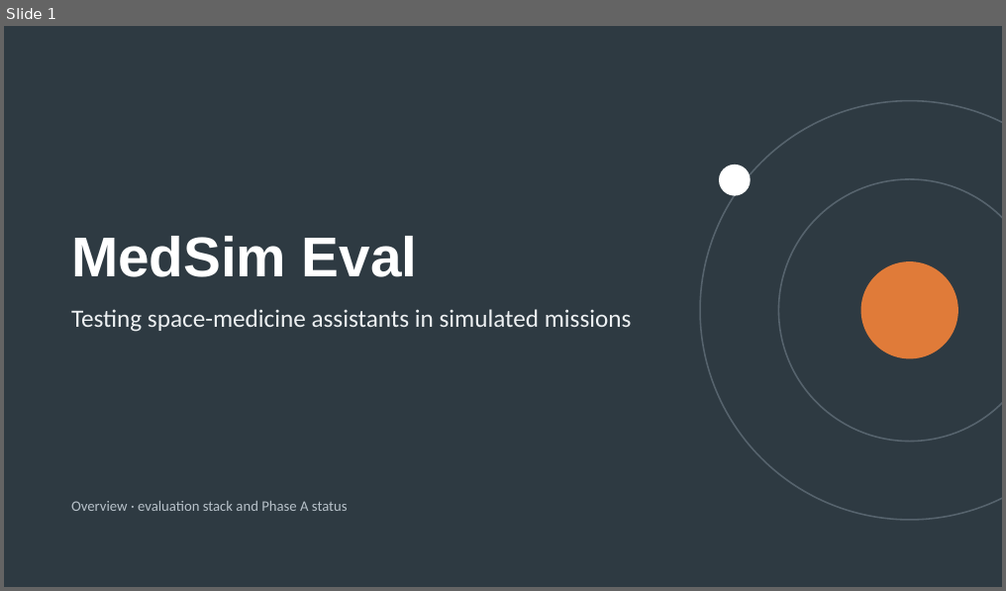
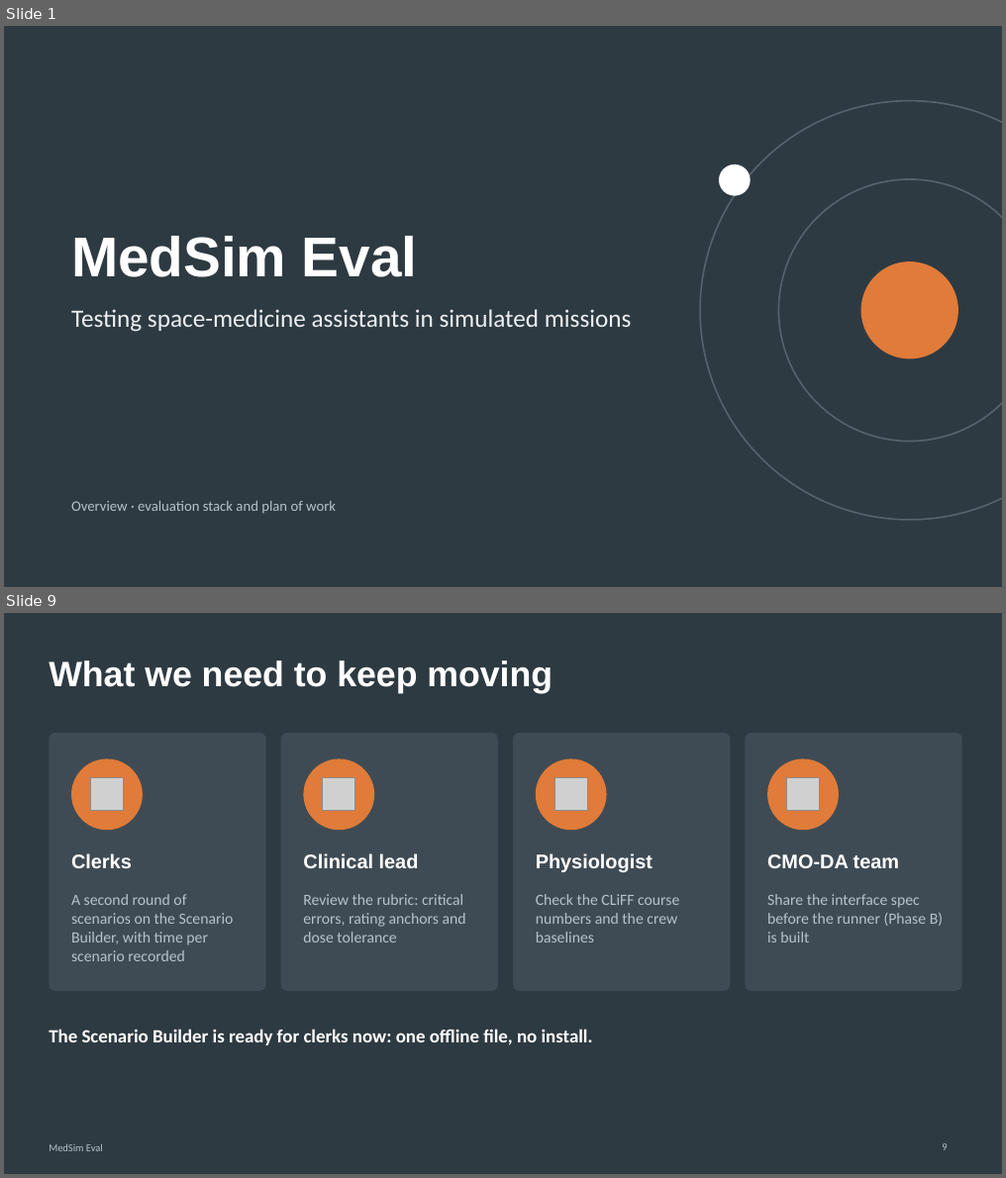
Before and after one commit to Carson-Bove/SpaceDoc, a slide deck: docs/presentations/MedSim-Eval-overview.pptx. Shown one above the other, each under a label of ours: slide 1 before the commit, slides 1 and 9 after it; the slides between them are not shown. The pictures are 1006x591 and 1006x1178 pixels, drawn with LibreOffice and Linux fonts; fonts in the diff are those of the drawing; grey boxes stand for pictures. Boxes give left, top, right and bottom in pixels: in the first picture for what was removed or moved away, otherwise in the second. Text is boxed around its words. In the diff, an @@ line names an element or a change of style, - is before the commit and + after.

```diff
--- a/docs/presentations/MedSim-Eval-overview.pptx
+++ b/docs/presentations/MedSim-Eval-overview.pptx
@@ slide 9 added at (4, 613, 1002, 1174), background #2E3A42 @@
@@ title added at (49, 661, 552, 693), 34 pt, text #FFFFFF, bold @@
+What we need to keep moving
@@ rounded rectangle added at (49, 733, 266, 991), fill #3F4B54 @@
@@ ellipse added at (71, 759, 143, 830), fill #E07B39 @@
@@ rounded rectangle added at (281, 733, 498, 991), fill #3F4B54 @@
@@ ellipse added at (303, 759, 374, 830), fill #E07B39 @@
@@ rounded rectangle added at (513, 733, 731, 991), fill #3F4B54 @@
@@ ellipse added at (536, 759, 607, 830), fill #E07B39 @@
@@ rounded rectangle added at (746, 733, 962, 991), fill #3F4B54 @@
@@ ellipse added at (767, 759, 839, 830), fill #E07B39 @@
@@ picture added at (91, 778, 124, 811) @@
@@ picture added at (323, 778, 355, 811) @@
@@ picture added at (555, 778, 588, 811) @@
@@ picture added at (787, 778, 820, 811) @@
@@ text added at (71, 854, 132, 868), 19 pt, text #FFFFFF, bold @@
+Clerks
@@ text added at (303, 854, 419, 868), 19 pt, text #FFFFFF, bold @@
+Clinical lead
@@ text added at (536, 854, 652, 872), 19 pt, text #FFFFFF, bold @@
+Physiologist
@@ text added at (767, 855, 900, 868), 19 pt, text #FFFFFF, bold @@
+CMO-DA team
@@ text added at (71, 894, 234, 961), 15 pt, text #B7C1C9 @@
+A second round of scenarios on the Scenario Builder, with time per scenario recorded
@@ text added at (303, 894, 466, 943), 15 pt, text #B7C1C9 @@
+Review the rubric: critical errors, rating anchors and dose tolerance
@@ text added at (536, 894, 679, 943), 15 pt, text #B7C1C9 @@
+Check the CLiFF course numbers and the crew baselines
@@ text added at (767, 894, 943, 943), 15 pt, text #B7C1C9 @@
+Share the interface spec before the runner (Phase B) is built
@@ text added at (49, 1029, 593, 1046), 18 pt, text #FFFFFF, bold @@
+The Scenario Builder is ready for clerks now: one offline file, no install.
@@ text added at (49, 1145, 103, 1152), 10 pt, text #B7C1C9 @@
+MedSim Eval
@@ page number added at (942, 1144, 946, 1151), 10 pt, text #B7C1C9 @@
+9
@@ slide 1 changed as well @@
@@ text at (71, 501, 336, 513): text changed @@
-Overview · evaluation stack and Phase A status
+Overview · evaluation stack and plan of work
```
Also in this commit, not shown: 4 other slides changed, 3 other slides added, 3 slides removed.
